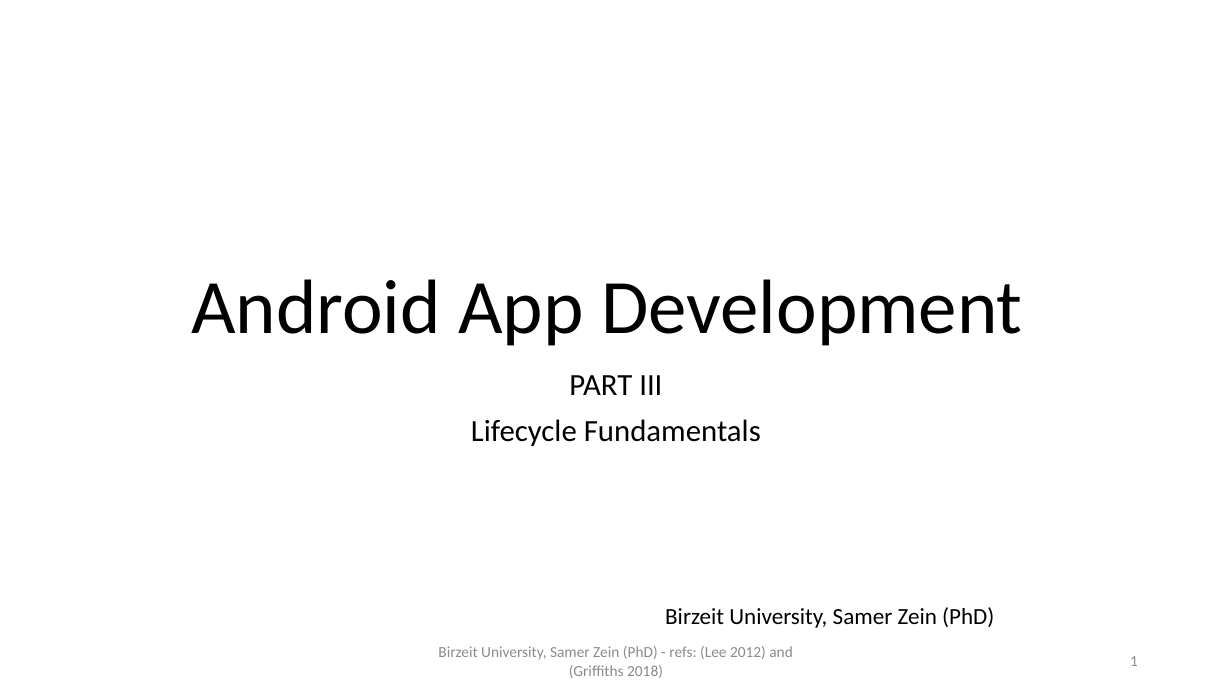
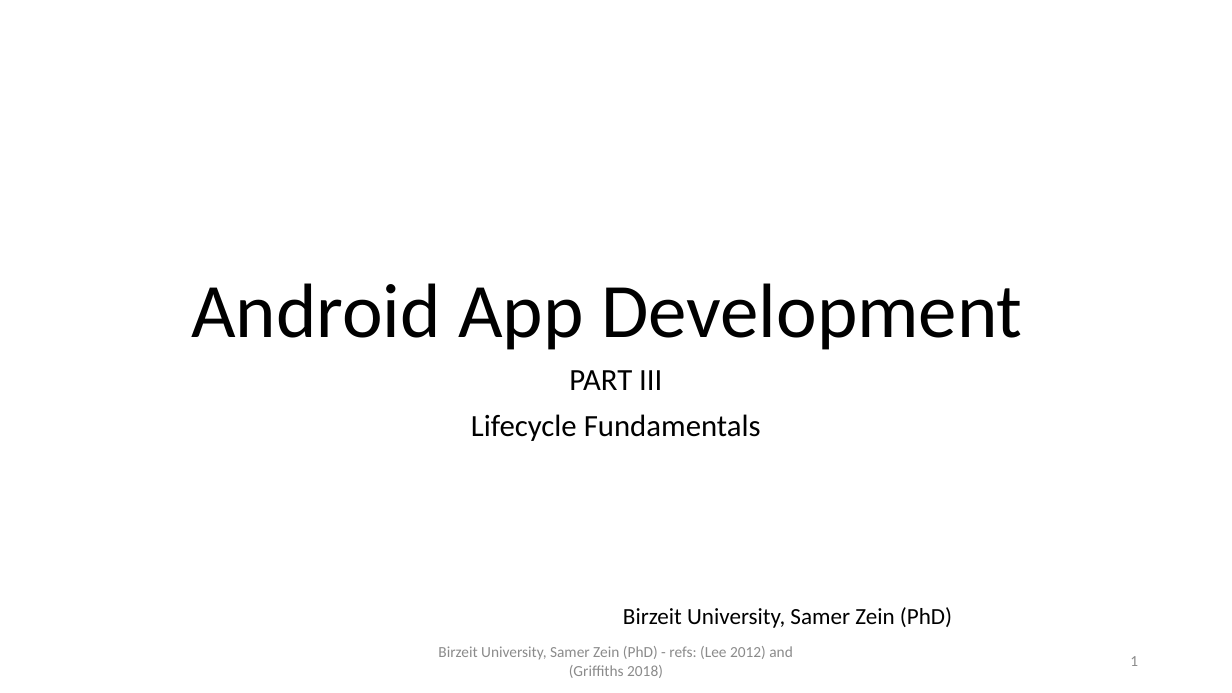
Before and after one commit to top1million/UnisemesterNine, a slide deck: slide 1 of mobile/lectures/Android+App+Dev+-+3.pptx. Drawn at 1232x693 pixels with LibreOffice and Linux fonts; fonts in the diff are those of the drawing. Boxes give left, top, right and bottom in pixels: in the first picture for what was removed or moved away, otherwise in the second. Text is boxed around its words. In the diff, an @@ line names an element or a change of style, - is before the commit and + after.

```diff
--- a/mobile/lectures/Android+App+Dev+-+3.pptx
+++ b/mobile/lectures/Android+App+Dev+-+3.pptx
@@ title "Android App Development": place and size @@
-title "Android App Development" at bbox=[191, 279, 1022, 346]
+title "Android App Development" at bbox=[191, 283, 1022, 350]
@@ subtitle "PART III": place and size @@
-subtitle "PART III" at bbox=[471, 375, 761, 446]
+subtitle "PART III" at bbox=[471, 370, 761, 441]
@@ text "Birzeit University, Samer Zein (PhD)": place and size @@
-text "Birzeit University, Samer Zein (PhD)" at bbox=[665, 607, 994, 628]
+text "Birzeit University, Samer Zein (PhD)" at bbox=[623, 607, 952, 628]
@@ text "Birzeit University, Samer Zein (PhD) ..." at bbox=[438, 646, 793, 678]: text colour #8C8C8C to #8B8B8B @@
@@ page number at bbox=[1130, 656, 1138, 666]: text colour #8C8C8C to #8B8B8B @@
```
Also in this commit, not shown: 17 other slides changed, 3 other files.
